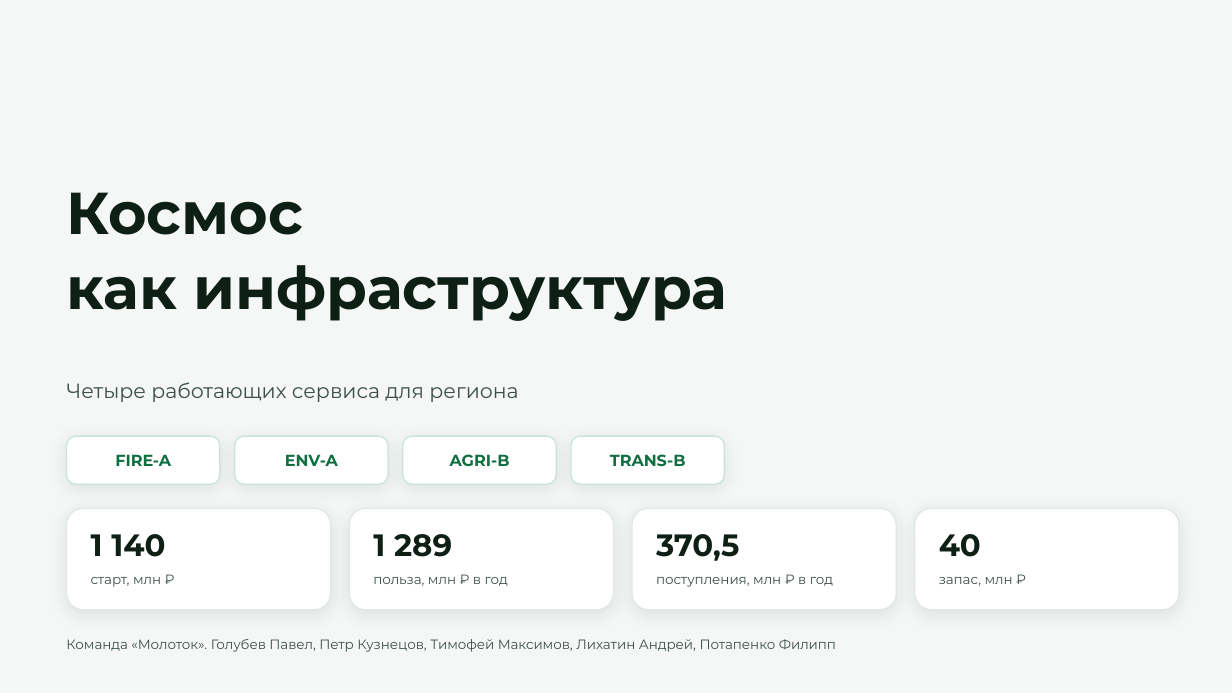
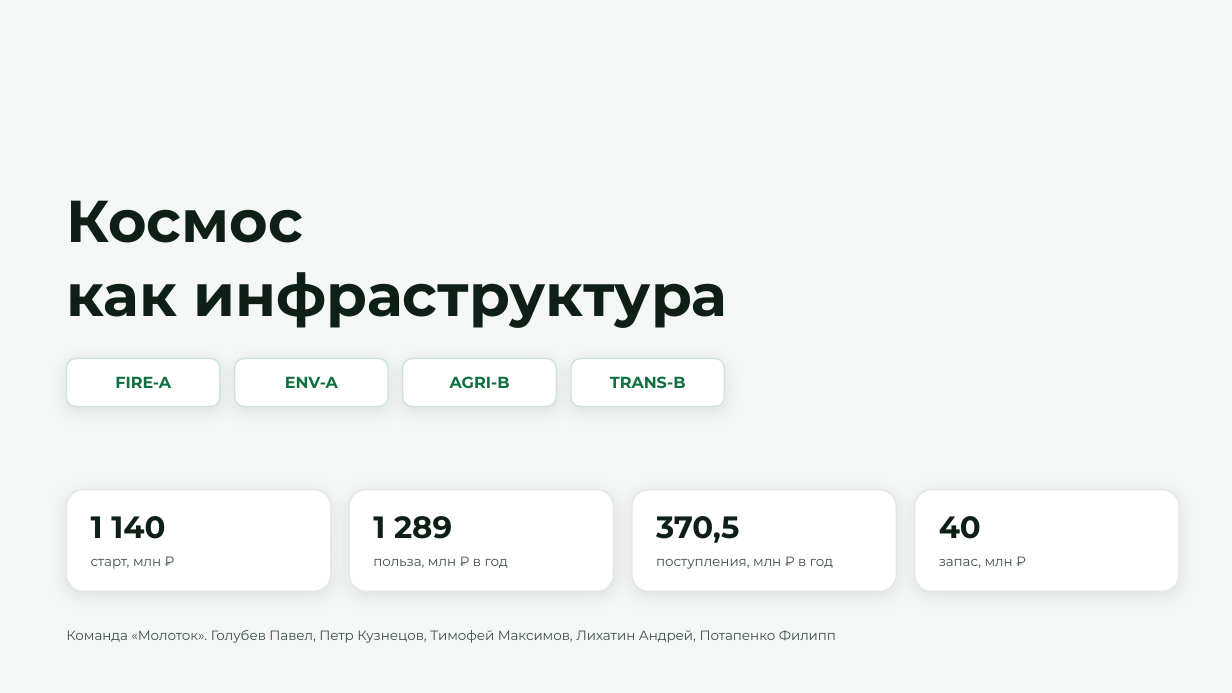
Before and after one commit to pmixay/hackathon-1109, a slide deck: slide 1 of docs/presentation/kosmo-deck.pptx. Drawn at 1232x693 pixels with LibreOffice and Linux fonts; fonts in the diff are those of the drawing; background and template pictures are left out. Boxes give left, top, right and bottom in pixels: in the first picture for what was removed or moved away, otherwise in the second. Text is boxed around its words. In the diff, an @@ line names an element or a change of style, - is before the commit and + after.

```diff
--- a/docs/presentation/kosmo-deck.pptx
+++ b/docs/presentation/kosmo-deck.pptx
@@ text "Космос" moved from (x1=66, y1=192, x2=727, y2=321) to (x1=66, y1=200, x2=727, y2=328) @@
@@ 4 texts, 4 rounded rectangles moved together from (x1=67, y1=436, x2=725, y2=484) to (x1=67, y1=359, x2=725, y2=407) @@
@@ text removed at (x1=66, y1=382, x2=518, y2=402) @@
-Четыре работающих сервиса для региона
@@ 8 texts, 4 rounded rectangles moved together from (x1=67, y1=508, x2=1179, y2=610) to (x1=67, y1=490, x2=1179, y2=592) @@
@@ text "Команда «Молоток». Голубев Павел, Петр ..." moved from (x1=66, y1=639, x2=836, y2=652) to (x1=66, y1=630, x2=836, y2=643) @@
```
Also in this commit, not shown: 10 other slides changed, 15 other files.
